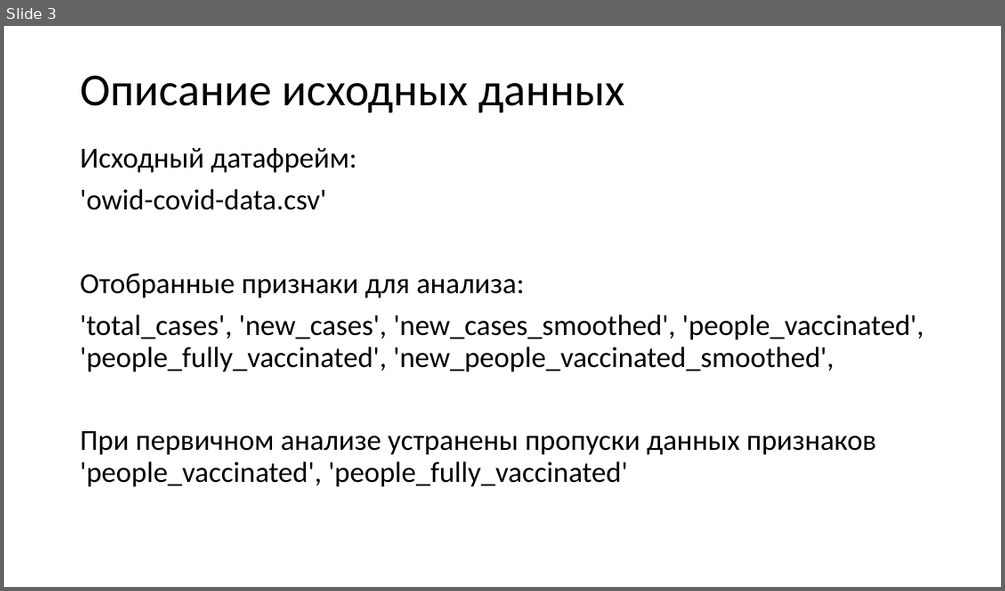
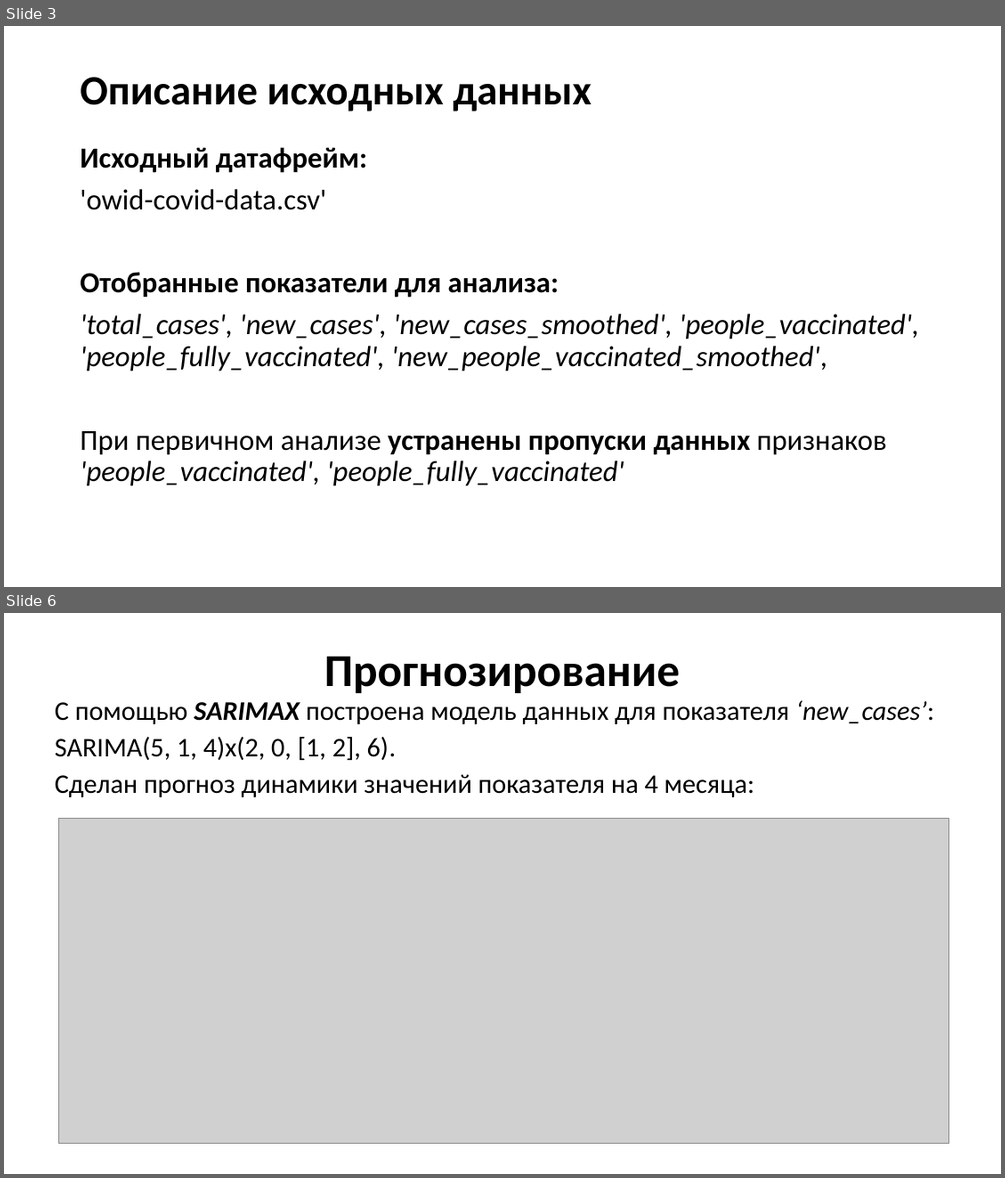
Before and after one commit to mk-info2013/my_study, a slide deck: Attestation.pptx. Shown one above the other, each under a label of ours: slide 3 before the commit, slides 3 and 6 after it; the slides between them are not shown. The pictures are 1005x591 and 1005x1178 pixels, drawn with LibreOffice and Linux fonts; fonts in the diff are those of the drawing; grey boxes stand for pictures. Boxes give left, top, right and bottom in pixels: in the first picture for what was removed or moved away, otherwise in the second. Text is boxed around its words. In the diff, an @@ line names an element or a change of style, - is before the commit and + after.

```diff
--- a/Attestation.pptx
+++ b/Attestation.pptx
@@ slide 6 added at bbox=[4, 613, 1001, 1174], background #FFFFFF @@
@@ title added at bbox=[324, 656, 680, 693], 44 pt, text #000000, bold @@
+Прогнозирование
@@ text added at bbox=[55, 700, 935, 797], 25.9 pt, text #000000 @@
+С помощью SARIMAX построена модель данных для показателя ‘new_cases’:
+SARIMA(5, 1, 4)x(2, 0, [1, 2], 6).
+Сделан прогноз динамики значений показателя на 4 месяца:
@@ picture added at bbox=[58, 818, 949, 1143] @@
@@ slide 3 changed as well @@
@@ title "Описание исходных данных" at bbox=[80, 77, 591, 111]: size 44 to 40 pt, bold on @@
@@ text at bbox=[80, 147, 919, 486]: bold on in "Исходный датафрейм:", "устранены пропуски данных"; italic on in "'total_cases', 'new_cases', 'new_cases_smoothed', 'people_va ...", "'people_vaccinated', 'people_fully_vaccinated'" @@
@@ text at bbox=[80, 272, 558, 297]: text changed; bold on @@
-Отобранные признаки для анализа:
+Отобранные показатели для анализа:
```
Also in this commit, not shown: 2 other slides changed, 2 other slides added, 4 slides removed.
